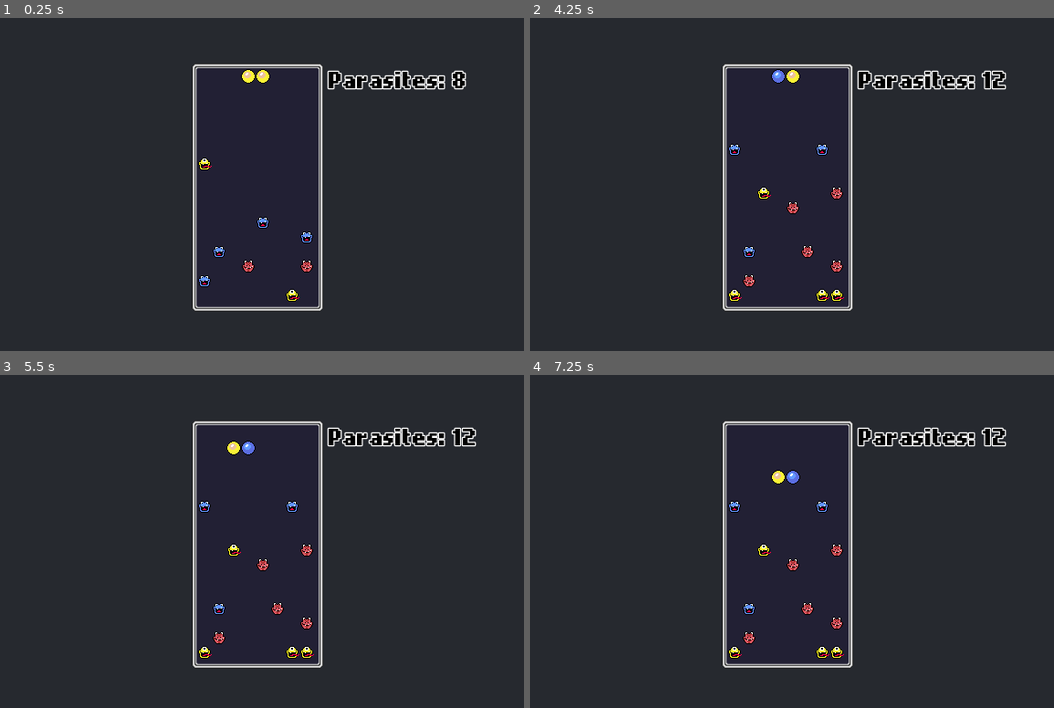
Above: before the commit, frames 1-4 (two rows, left to right).
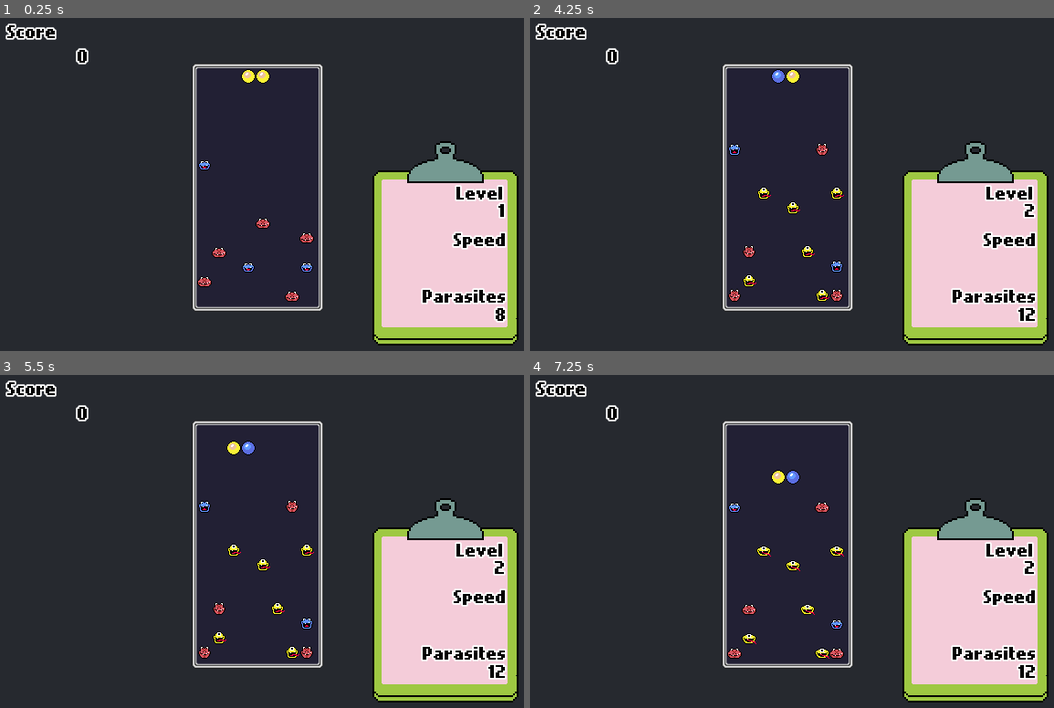
Above: after the commit, the same moments.

Repository: KurzweilTV/GodotWild67
Game: Godot game, scene res://scenes/main.tscn
Same seed, same stepped clock (60 frames per second), same inputs: the game is played once before the commit and once after it.
Inputs (mouse positions are in pixels of both pictures, inside the frame that each line leads up to):
- Up to frame 1 (0.25 s): no input
- Up to frame 2 (4.25 s): move the mouse to (912, 147) at 0.52 s; hold D (right) 0.53-1.28 s; hold Space (rotate) 0.53-1.28 s; tap Enter at 1.25 s; move the mouse to (666, 191) at 1.27 s; hold A (left) 1.28-2.03 s; right-click (666, 191) at 1.35 s; move the mouse to (844, 74) at 2.02 s; hold S (slam) 2.03-2.78 s; hold D (right) 2.03-3.53 s; move the mouse to (755, 257) at 2.77 s; tap Space (rotate) at 2.85 s; move the mouse to (959, 234) at 3.52 s; hold A (left) from 3.53 s (still down); hold Right mouse button (rotate_cw) from 3.53 s (still down); tap N (debug_next_level) at 4.15 s
- Up to frame 3 (5.5 s): keep holding A (left); move the mouse to (78, 461) at 4.27 s; release Right mouse button (rotate_cw) at 4.28 s; tap S (slam) at 4.35 s; tap Space (rotate) at 5 s; move the mouse to (282, 528) at 5.02 s; hold Space (rotate) from 5.03 s (still down)
- Up to frame 4 (7.25 s): move the mouse to (697, 418) at 5.77 s; release A (left) at 5.78 s; release Space (rotate) at 5.78 s; hold D (right) from 5.78 s (still down); right-click (697, 418) at 5.85 s; move the mouse to (912, 504) at 6.52 s; hold S (slam) from 6.53 s (still down)

The runs differ from the first frame. In frame 1, 17% of the frame differs, in the area x 1-99%, y 1-99%; in frame 2, 17%; in frame 3, 17%; in frame 4, 18%.

Commit message:
basic ui working

Diff:
--- a/globals/gamemanager.gd
+++ b/globals/gamemanager.gd
@@ -6,6 +6,10 @@
 var game_level : int = 1
 var game_score : int = 0
 var game_speed : String
+var game_parasites : int
+
+func _process(_delta: float) -> void:
+	Grid.update_parasite_count()
 
 func calculate_score(parasites_cleared : int) -> int:
 	var score_multiplier : int = 1
--- a/globals/grid.gd
+++ b/globals/grid.gd
@@ -112,3 +112,6 @@
 	var grid_string = str(grid)
 	var count = grid_string.count("parasite")
 	return count
+
+func apply_scoring(virus_count : int):
+	GameManager.add_score(GameManager.calculate_score(virus_count))
--- a/levels/level1.tscn
+++ b/levels/level1.tscn
@@ -27,7 +27,7 @@
 
 [node name="Parasite8" parent="." index="7" instance=ExtResource("2_l4qn6")]
 position = Vector2(0, 96)
-virus_color = "Random"
+virus_color = "Blue"
 
 [node name="Parasite3" parent="." index="8" instance=ExtResource("2_l4qn6")]
 position = Vector2(96, 240)
--- /dev/null
+++ b/levels/level3.tscn
@@ -0,0 +1,5 @@
+[gd_scene load_steps=2 format=3 uid="uid://b8kk8neps3kg8"]
+
+[ext_resource type="PackedScene" uid="uid://dl2wqasa6pwrg" path="res://scenes/gameboard.tscn" id="1_ky2me"]
+
+[node name="Gameboard" instance=ExtResource("1_ky2me")]
--- a/scenes/DummyParasite.tscn
+++ b/scenes/DummyParasite.tscn
@@ -1,14 +1,73 @@
-[gd_scene load_steps=3 format=3 uid="uid://ct7chsly70c7t"]
+[gd_scene load_steps=10 format=3 uid="uid://ct7chsly70c7t"]
 
 [ext_resource type="Script" path="res://scripts/DummyParasite.gd" id="1_i1edo"]
-[ext_resource type="Texture2D" uid="uid://6kwd02c26dom" path="res://art/parasites/parasite_sheet.png" id="2_ph8y8"]
+[ext_resource type="Texture2D" uid="uid://blubw8jvbtgc3" path="res://art/parasites/anim_parasites.png" id="2_7o4jp"]
+
+[sub_resource type="AtlasTexture" id="AtlasTexture_kjdyy"]
+atlas = ExtResource("2_7o4jp")
+region = Rect2(32, 0, 16, 16)
+
+[sub_resource type="AtlasTexture" id="AtlasTexture_duiq4"]
+atlas = ExtResource("2_7o4jp")
+region = Rect2(48, 0, 16, 16)
+
+[sub_resource type="AtlasTexture" id="AtlasTexture_p0d1n"]
+atlas = ExtResource("2_7o4jp")
+region = Rect2(0, 0, 16, 16)
+
+[sub_resource type="AtlasTexture" id="AtlasTexture_mtv6l"]
+atlas = ExtResource("2_7o4jp")
+region = Rect2(16, 0, 16, 16)
+
+[sub_resource type="AtlasTexture" id="AtlasTexture_3bebv"]
+atlas = ExtResource("2_7o4jp")
+region = Rect2(64, 0, 16, 16)
+
+[sub_resource type="AtlasTexture" id="AtlasTexture_t3ion"]
+atlas = ExtResource("2_7o4jp")
+region = Rect2(80, 0, 16, 16)
+
+[sub_resource type="SpriteFrames" id="SpriteFrames_rm6iq"]
+animations = [{
+"frames": [{
+"duration": 1.0,
+"texture": SubResource("AtlasTexture_kjdyy")
+}, {
+"duration": 1.0,
+"texture": SubResource("AtlasTexture_duiq4")
+}],
+"loop": true,
+"name": &"blue",
+"speed": 5.0
+}, {
+"frames": [{
+"duration": 1.0,
+"texture": SubResource("AtlasTexture_p0d1n")
+}, {
+"duration": 1.0,
+"texture": SubResource("AtlasTexture_mtv6l")
+}],
+"loop": true,
+"name": &"red",
+"speed": 5.0
+}, {
+"frames": [{
+"duration": 1.0,
+"texture": SubResource("AtlasTexture_3bebv")
+}, {
+"duration": 1.0,
+"texture": SubResource("AtlasTexture_t3ion")
+}],
+"loop": true,
+"name": &"yellow",
+"speed": 5.0
+}]
 
 [node name="DummyParasite" type="Node2D"]
 script = ExtResource("1_i1edo")
 
-[node name="Sprite2D" type="Sprite2D" parent="."]
+[node name="Sprite2D" type="AnimatedSprite2D" parent="."]
 texture_filter = 1
-texture = ExtResource("2_ph8y8")
+sprite_frames = SubResource("SpriteFrames_rm6iq")
+animation = &"blue"
 centered = false
-hframes = 3
-frame = 1
--- a/scenes/gameboard.tscn
+++ b/scenes/gameboard.tscn
@@ -25,15 +25,18 @@
 
 [node name="clear_sound" type="AudioStreamPlayer2D" parent="Sounds"]
 stream = ExtResource("4_qb7vh")
+bus = &"Effects"
 
 [node name="lock_sound" type="AudioStreamPlayer2D" parent="Sounds"]
 stream = ExtResource("4_whhg2")
-volume_db = -10.0
+bus = &"Effects"
 
 [node name="DebugLabel" type="Label" parent="."]
+visible = false
 texture_filter = 1
-offset_left = 144.0
-offset_right = 184.0
-offset_bottom = 23.0
+offset_left = -240.0
+offset_top = 288.0
+offset_right = -73.0
+offset_bottom = 315.0
 text = "Parasites = 0"
 label_settings = SubResource("LabelSettings_d76ag")
--- a/scenes/main.tscn
+++ b/scenes/main.tscn
@@ -1,7 +1,14 @@
-[gd_scene load_steps=3 format=3 uid="uid://vlkg0et0ecx8"]
+[gd_scene load_steps=6 format=3 uid="uid://vlkg0et0ecx8"]
 
-[ext_resource type="Script" path="res://scripts/level_loader.gd" id="1_a1t5j"]
+[ext_resource type="Script" path="res://scripts/main.gd" id="1_a1t5j"]
 [ext_resource type="Texture2D" uid="uid://dtqxomo6qws42" path="res://art/background/SolidBG.png" id="1_kr8x1"]
+[ext_resource type="Texture2D" uid="uid://bjksueo4um5jb" path="res://art/ui/Dr.Parasite Clip Board Medium.png" id="3_h7u8f"]
+[ext_resource type="FontFile" uid="uid://jkgmgke4ckjs" path="res://fonts/nokia.ttf" id="4_wxvck"]
+
+[sub_resource type="LabelSettings" id="LabelSettings_f6wpt"]
+font = ExtResource("4_wxvck")
+font_color = Color(0, 0, 0, 1)
+outline_size = 7
 
 [node name="Main" type="Node2D"]
 script = ExtResource("1_a1t5j")
@@ -19,3 +26,105 @@
 
 [node name="SpawnLoc" type="Marker2D" parent="."]
 position = Vector2(496, 96)
+
+[node name="UI_Clipboard" type="Sprite2D" parent="."]
+texture_filter = 1
+position = Vector2(528, 320)
+texture = ExtResource("3_h7u8f")
+
+[node name="Container" type="ColorRect" parent="UI_Clipboard"]
+offset_left = -64.0
+offset_top = -64.0
+offset_right = 64.0
+offset_bottom = 80.0
+color = Color(1, 1, 1, 0)
+
+[node name="LevelText" type="Label" parent="UI_Clipboard/Container"]
+auto_translate_mode = 1
+texture_filter = 1
+layout_mode = 0
+offset_left = 76.0
+offset_right = 130.0
+offset_bottom = 23.0
+text = "Level"
+label_settings = SubResource("LabelSettings_f6wpt")
+
+[node name="Level" type="Label" parent="UI_Clipboard/Container"]
+auto_translate_mode = 1
+texture_filter = 1
+layout_mode = 0
+offset_left = 76.0
+offset_top = 19.0
+offset_right = 130.0
+offset_bottom = 42.0
+text = "0"
+label_settings = SubResource("LabelSettings_f6wpt")
+horizontal_alignment = 2
+
+[node name="SpeedText" type="Label" parent="UI_Clipboard/Container"]
+auto_translate_mode = 1
+texture_filter = 1
+layout_mode = 0
+offset_left = 73.0
+offset_top = 51.0
+offset_right = 131.0
+offset_bottom = 74.0
+text = "Speed"
+label_settings = SubResource("LabelSettings_f6wpt")
+
+[node name="Speed" type="Label" parent="UI_Clipboard/Container"]
+auto_translate_mode = 1
+texture_filter = 1
+layout_mode = 0
+offset_left = 76.0
+offset_top = 71.0
+offset_right = 130.0
+offset_bottom = 94.0
+text = "0"
+label_settings = SubResource("LabelSettings_f6wpt")
+horizontal_alignment = 2
+
+[node name="ParasiteText" type="Label" parent="UI_Clipboard/Container"]
+texture_filter = 1
+layout_mode = 0
+offset_left = 39.0
+offset_top = 113.0
+offset_right = 131.0
+offset_bottom = 136.0
+text = "Parasites"
+label_settings = SubResource("LabelSettings_f6wpt")
+
+[node name="Parasites" type="Label" parent="UI_Clipboard/Container"]
+auto_translate_mode = 1
+texture_filter = 1
+layout_mode = 0
+offset_left = 77.0
+offset_top = 133.0
+offset_right = 131.0
+offset_bottom = 156.0
+text = "0"
+label_settings = SubResource("LabelSettings_f6wpt")
+horizontal_alignment = 2
+
+[node name="ScoreText" type="Label" parent="UI_Clipboard/Container"]
+auto_translate_mode = 1
+texture_filter = 1
+layout_mode = 0
+offset_left = -416.0
+offset_top = -177.0
+offset_right = -324.0
+offset_bottom = -154.0
+text = "Score"
+label_settings = SubResource("LabelSettings_f6wpt")
+
+[node name="Score" type="Label" parent="UI_Clipboard/Container"]
+auto_translate_mode = 1
+texture_filter = 1
+layout_mode = 0
+offset_left = -381.0
+offset_top = -150.0
+offset_right = -327.0
+offset_bottom = -127.0
+text = "0"
+label_settings = SubResource("LabelSettings_f6wpt")
+horizontal_alignment = 2
--- a/scripts/DummyParasite.gd
+++ b/scripts/DummyParasite.gd
@@ -8,6 +8,6 @@
 func _ready() -> void:
 	piece_type = {"parasite":parasite_color}
 	match parasite_color:
-		"red": art.frame = 0
-		"blue": art.frame = 1
-		"yellow": art.frame = 2
+		"red": art.play("red")
+		"blue": art.play("blue")
+		"yellow": art.play("yellow")
--- a/scripts/Parasite.gd
+++ b/scripts/Parasite.gd
@@ -8,13 +8,16 @@
 	virus_color = virus_color.to_lower()
 	var grid_slot = Grid.position_to_grid(position)
 	if virus_color == "random" or virus_color == "" or virus_color == null:
-		var random_frame = randi_range(0, 2)
+		var random_frame = randi_range(0, 5)
 		$AnimatedSprite2D.frame = random_frame
 
 		match random_frame:
 			0: piece_type = {"parasite":"blue"}
-			1: piece_type = {"parasite":"red"}
-			2: piece_type = {"parasite":"yellow"}
+			1: piece_type = {"parasite":"blue"}
+			2: piece_type = {"parasite":"red"}
+			3: piece_type = {"parasite":"red"}
+			4: piece_type = {"parasite":"yellow"}
+			5: piece_type = {"parasite":"yellow"}
 	else:
 		piece_type = {"parasite":virus_color}
 
--- a/scripts/gameboard.gd
+++ b/scripts/gameboard.gd
@@ -19,14 +19,11 @@
 	Grid.connect("line_cleared", Callable(self, "_on_line_cleared"))
 	spawn_piece()
 	spawn_parasites()
+	GameManager.game_parasites = Grid.update_parasite_count()
 
 func _process(_delta: float) -> void:
 	spawn_parasites()
 	spawn_pellets()
-	parasite_count = Grid.update_parasite_count()
-	label.text = "Parasites: " + str(parasite_count)
-	if parasite_count == 0:
-		emit_signal("level_complete")
 
 func spawn_piece() -> void:
 	var capsule1 = capsule_scene.instantiate()
@@ -70,7 +67,9 @@
 
 # signal functions
 func _on_line_cleared() -> void:
+	GameManager.game_parasites = Grid.update_parasite_count()
 	$Sounds/clear_sound.play()
 
 func _on_piece_locked() -> void:
+	GameManager.game_parasites = Grid.update_parasite_count()
 	$Sounds/lock_sound.play()
--- a/scripts/level_loader.gd
+++ b/scripts/main.gd
@@ -1,6 +1,12 @@
 extends Node2D
 
+@onready var score_label: Label = $UI_Clipboard/Container/Score
+@onready var speed_label: Label = $UI_Clipboard/Container/Speed
+@onready var level_label: Label = $UI_Clipboard/Container/Level
+@onready var parasites_label: Label = $UI_Clipboard/Container/Parasites
+
 @onready var gameboard_loc = $LevelLoader.global_position
+
 var available_levels : Array = []
 var loaded_levels : Array = []
 var current_level_instance = null
@@ -10,6 +16,10 @@
 	count_available_levels()
 	load_levels()
 	start_level() # Start with the first level
+	update_ui()
+
+func _process(_delta: float) -> void:
+	update_ui()
 
 func _unhandled_input(_event: InputEvent) -> void:
 	if Input.is_action_just_pressed("debug_next_level"):
@@ -26,14 +36,15 @@
 	new_level_instance.global_position = gameboard_loc
 	add_child(new_level_instance)
 	current_level_instance = new_level_instance
-	Grid.update_parasite_count()
 
 func load_next_level():
-	Grid._initialize_grid()
-	level_index += 1
 	if level_index >= loaded_levels.size():
 		print("No more levels.")
 		return # TODO handle finishing the game here. load a you win maybe.
+	else:
+		Grid._initialize_grid()
+		level_index += 1
+		GameManager.game_level += 1
 
 	start_level()
 
@@ -59,8 +70,18 @@
 		else:
 			printerr("Failed to load level at path: %s" % level_path)
 
+# UI Updates
+func update_ui() -> void:
+	var score : int = GameManager.game_score
+	var speed : String = GameManager.game_speed
+	var level : int = GameManager.game_level
+	var parasites : int = GameManager.game_parasites
+
+	score_label.text = str(score)
+	speed_label.text = speed
+	level_label.text = str(level)
+	parasites_label.text = str(parasites)
+
 # signals
-
 func _on_level_complete() -> void:
-
 	load_next_level() # here is where we could load the level complete UI
Binary file added: art/parasites/anim_parasites.png
